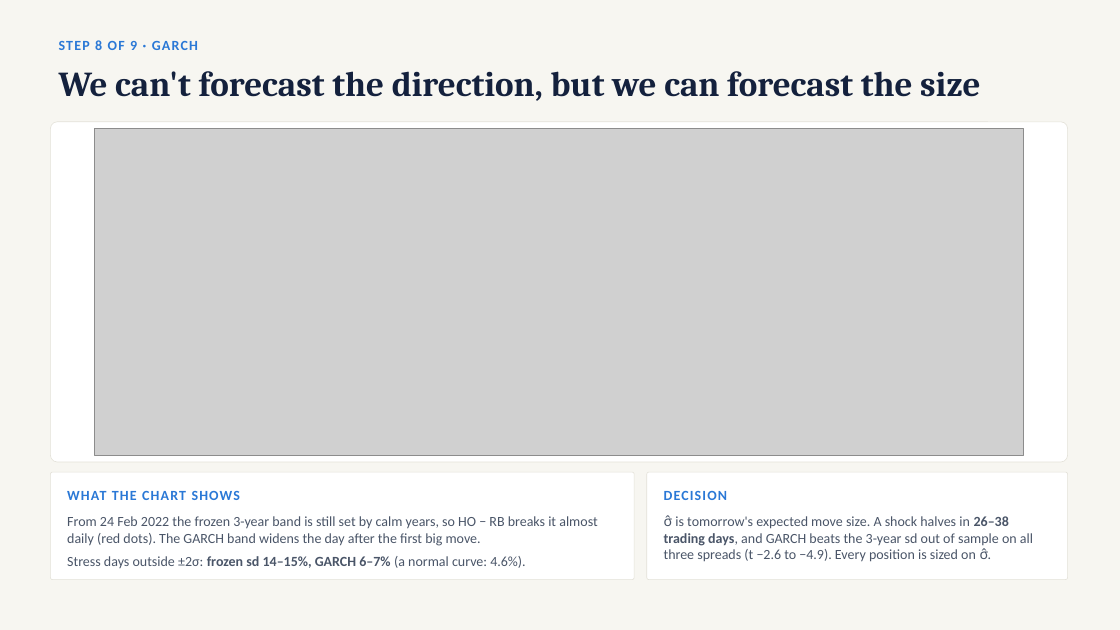
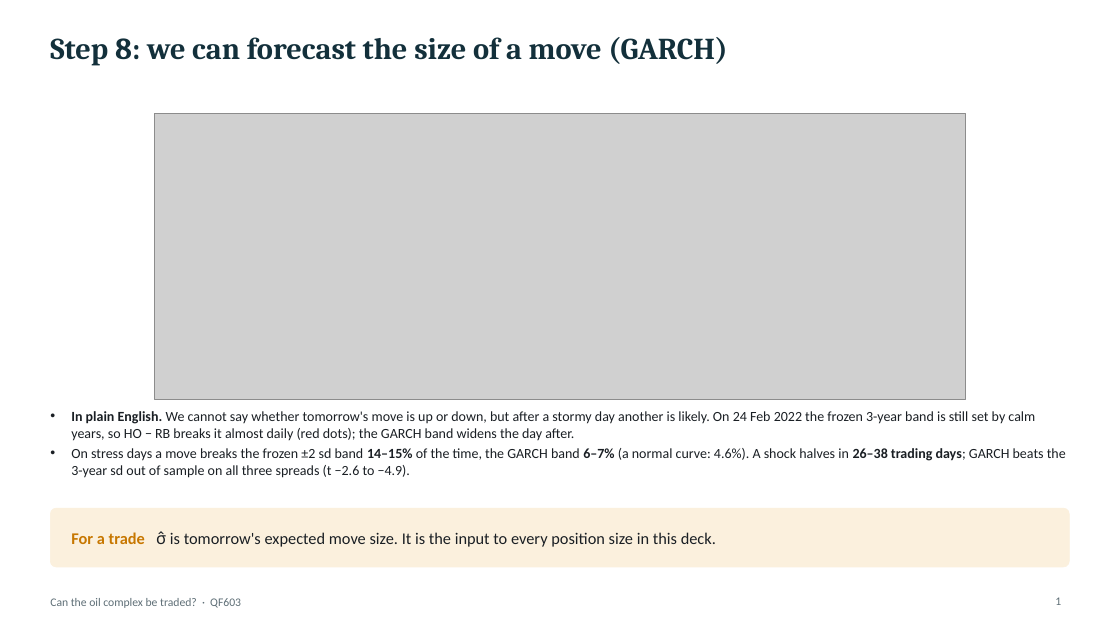
Before and after one commit to santapris/QF603-QAFM, a slide deck: slide 1 of report/garch_vecm_slides.pptx. Drawn at 1120x630 pixels with LibreOffice and Linux fonts; fonts in the diff are those of the drawing; grey boxes stand for pictures. Boxes give left, top, right and bottom in pixels: in the first picture for what was removed or moved away, otherwise in the second. Text is boxed around its words. In the diff, an @@ line names an element or a change of style, - is before the commit and + after.

```diff
--- a/report/garch_vecm_slides.pptx
+++ b/report/garch_vecm_slides.pptx
@@ background #F7F6F1 to #FFFFFF @@
@@ title at box(50, 37, 727, 66): text changed; size 12 to 26 pt; font Calibri to Cambria; text colour #2A78D6 to #13303B @@
-STEP 8 OF 9 · GARCH
+Step 8: we can forecast the size of a move (GARCH)
@@ title removed at box(59, 71, 980, 101) @@
-We can't forecast the direction, but we can forecast the size
@@ picture: place and size @@
-picture at box(95, 129, 1023, 455)
+picture at box(155, 113, 966, 399)
@@ rounded rectangle removed at box(50, 122, 1068, 462) @@
@@ text added at box(71, 411, 1066, 478), 12 pt, text #1A1F24 @@
+• In plain English. We cannot say whether tomorrow's move is up or down, but after a stormy day another is likely. On 24 Feb 2022 the frozen 3-year band is still set by calm years, so HO − RB breaks it almost daily (red dots); the GARCH band widens the day after.
+• On stress days a move breaks the frozen ±2 sd band 14–15% of the time, the GARCH band 6–7% (a normal curve: 4.6%). A shock halves in 26–38 trading days; GARCH beats the 3-year sd out of sample on all three spreads (t −2.6 to −4.9).
@@ rounded rectangle removed at box(50, 472, 634, 580) @@
@@ rounded rectangle removed at box(647, 472, 1068, 580) @@
@@ rounded rectangle added at box(50, 508, 1070, 567), fill #FBF0DD, outline #FBF0DD 0.5 pt @@
@@ text removed at box(67, 491, 241, 500) @@
-WHAT THE CHART SHOWS
@@ text removed at box(664, 491, 728, 500) @@
-DECISION
@@ text removed at box(67, 516, 597, 568) @@
-From 24 Feb 2022 the frozen 3-year band is still set by calm years, so HO − RB breaks it almost daily (red dots). The GARCH band widens the day after the first big move.
-Stress days outside ±2σ: frozen sd 14–15%, GARCH 6–7% (a normal curve: 4.6%).
@@ text added at box(71, 531, 716, 547), 14 pt, text #1A1F24 @@
+For a trade σ̂ is tomorrow's expected move size. It is the input to every position size in this deck.
@@ text removed at box(664, 515, 1033, 562) @@
-σ̂ is tomorrow's expected move size. A shock halves in 26–38 trading days, and GARCH beats the 3-year sd out of sample on all three spreads (t −2.6 to −4.9). Every position is sized on σ̂.
@@ text added at box(50, 598, 241, 608), 10 pt, text #5E6E76 @@
+Can the oil complex be traded? · QF603
@@ page number added at box(1055, 597, 1061, 605), 10 pt, text #5E6E76 @@
+1
```
Also in this commit, not shown: 7 other slides changed, 1 other file.
